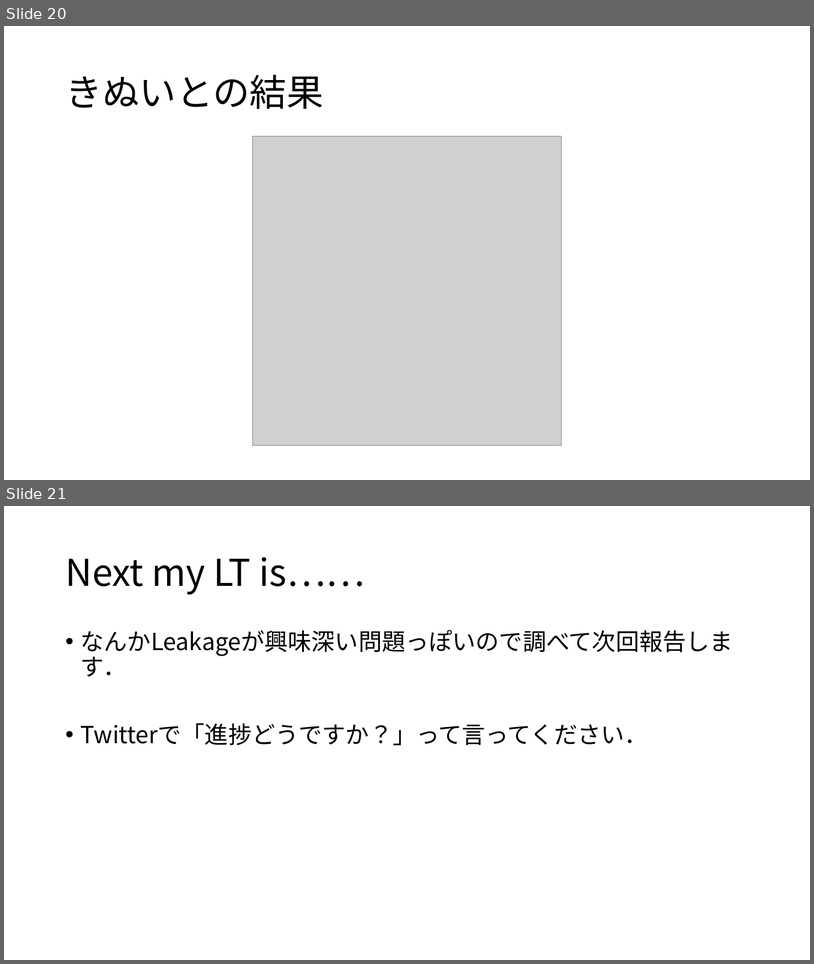
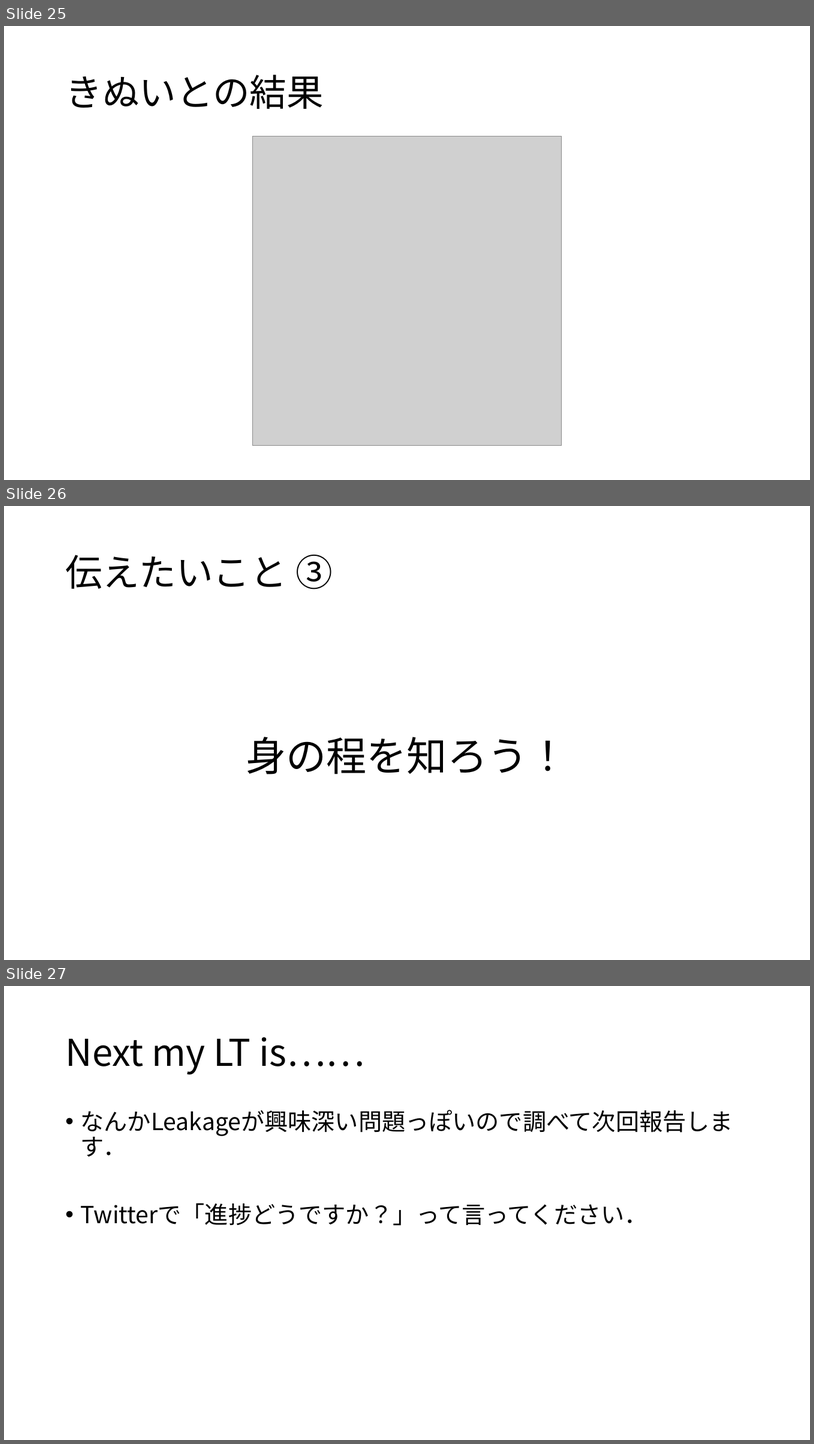
Before and after one commit to 8-u8/Kaggle, a slide deck: Santander/output/caretパッケージを使ったXGBoostのformula型.pptx. Shown one above the other, each under a label of ours: slides 20 and 21 before the commit, slides 25, 26 and 27 after it. The pictures are 814x964 and 814x1444 pixels, drawn with LibreOffice and Linux fonts; fonts in the diff are those of the drawing; grey boxes stand for pictures. Boxes give left, top, right and bottom in pixels: in the first picture for what was removed or moved away, otherwise in the second. Text is boxed around its words. In the diff, an @@ line names an element or a change of style, - is before the commit and + after.

```diff
--- a/Santander/output/caretパッケージを使ったXGBoostのformula型.pptx
+++ b/Santander/output/caretパッケージを使ったXGBoostのformula型.pptx
@@ slide 26 added at <box>4,506,810,960</box>, background #FFFFFF @@
@@ title added at <box>65,555,333,589</box>, 44 pt, text #000000 @@
+伝えたいこと ③
@@ text added at <box>246,736,568,774</box>, 48 pt, text #000000 @@
+身の程を知ろう！
@@ what was slide 20 is now slide 25 @@
@@ what was slide 21 is now slide 27 @@
```
Also in this commit, not shown: 8 slides changed, 7 other slides added, 1 slide removed, 3 other files.
